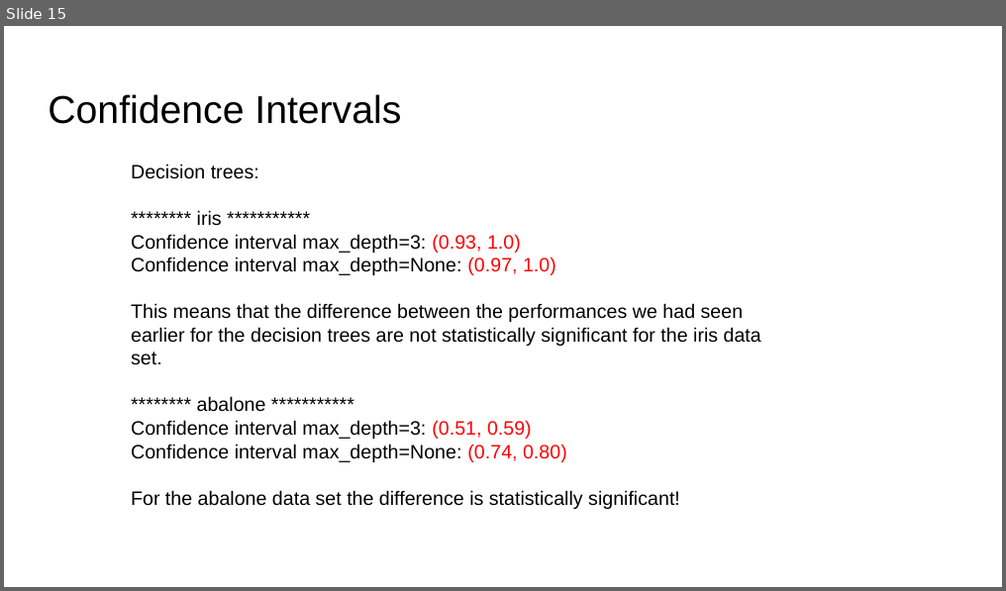
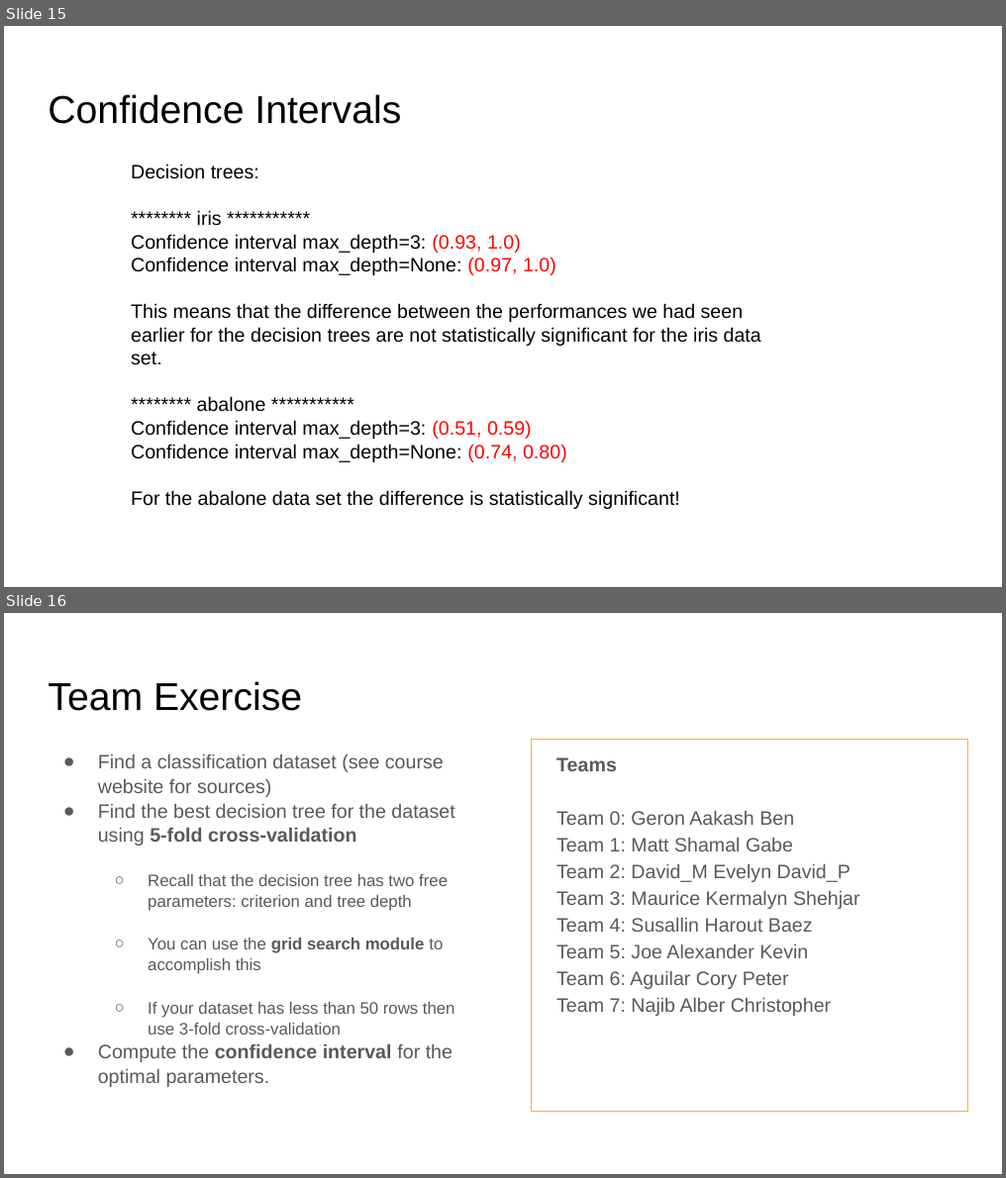
Before and after one commit to lutzhamel/CSC310, a slide deck: 12-models-3.pptx. Shown one above the other, each under a label of ours: slide 15 before the commit, slides 15 and 16 after it. The pictures are 1006x591 and 1006x1178 pixels, drawn with LibreOffice and Linux fonts; fonts in the diff are those of the drawing. Boxes give left, top, right and bottom in pixels: in the first picture for what was removed or moved away, otherwise in the second. Text is boxed around its words. In the diff, an @@ line names an element or a change of style, - is before the commit and + after.

Commit message:
updated confidence interval slide pack

```diff
--- a/12-models-3.pptx
+++ b/12-models-3.pptx
@@ slide 16 added at box(4, 613, 1002, 1174), background #FFFFFF @@
@@ title added at box(48, 681, 302, 711), 28 pt, text #000000 @@
+Team Exercise
@@ text added at box(98, 755, 455, 1087), 12 pt, text #595959 @@
+● Find a classification dataset (see course website for sources)
+● Find the best decision tree for the dataset using 5-fold cross-validation
+  ○ Recall that the decision tree has two free parameters: criterion and tree depth
+  ○ You can use the grid search module to accomplish this
+  ○ If your dataset has less than 50 rows then use 3-fold cross-validation
+● Compute the confidence interval for the optimal parameters.
@@ text added at box(531, 739, 967, 1112), outline #FFAB40 0.75 pt, 14 pt, text #595959 @@
+Teams
+Team 0: Geron Aakash Ben
+Team 1: Matt Shamal Gabe
+Team 2: David_M Evelyn David_P
+Team 3: Maurice Kermalyn Shehjar
+Team 4: Susallin Harout Baez
+Team 5: Joe Alexander Kevin
+Team 6: Aguilar Cory Peter
+Team 7: Najib Alber Christopher
```
Also in this commit, not shown: 1 other file.
